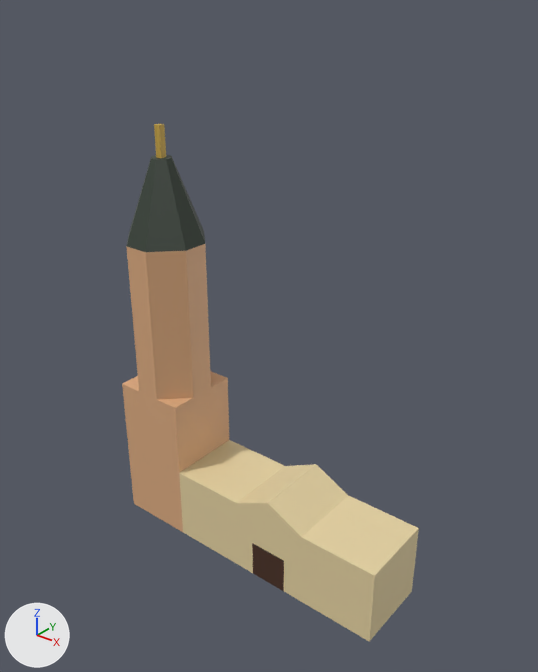
The Blender file assets/buildings/iglesia_san_sebastian.blend: old version first, new version second.
Both versions are drawn from a camera (50 mm lens) standing at (35.9, -48.7, 55.4) and looking at (-3.3, 0.3, 25.1). Lighting does not change. The marker at lower left points along +X, +Y and +Z. The picture after the commit comes second.
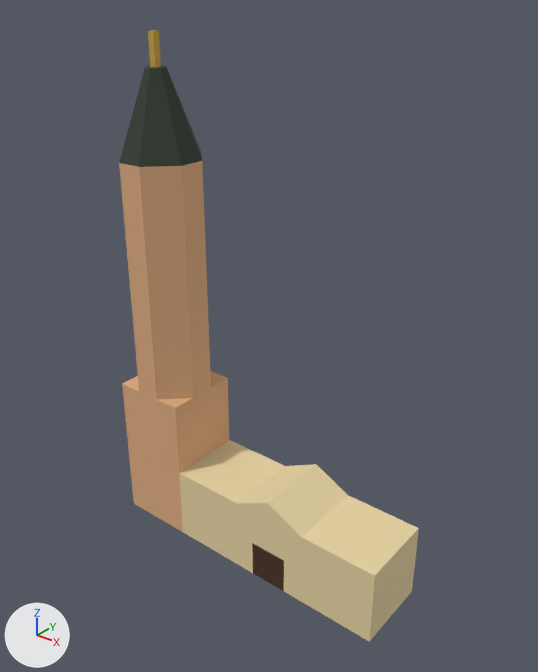
The change, as a diff of the scene's bpy script:
```diff
--- a/assets/buildings/iglesia_san_sebastian.blend.py
+++ b/assets/buildings/iglesia_san_sebastian.blend.py
@@ me_plane @@
 # used by ob_plane; location = (0.0, 0.0, 0.0); scale = (12.0, 4.0, 1.0)
-me_plane.from_pydata(...)  # 208 vertices, 213 faces; spans x -1.7..1.0, y -1.0..1.0, z 0.0..43.0
+me_plane.from_pydata(...)  # 200 vertices, 189 faces; spans x -1.7..1.0, y -1.0..1.0, z 0.0..51.0
+# me_plane part 1
+# 8 vertices are removed from x -1.4..-1.3, y -0.1..0.1, z 40.0..43.0
+# 13 faces are deleted
+# 8 vertices move from x -1.4..-1.2, y -0.2..0.2, z 40.0 to x -1.7..-1.0, y -1.0..1.0, z 40.0
+# 16 vertices are added at x -1.4..-1.2, y -0.2..0.2, z 48.0..51.0
+# 16 new faces join them, mat_dome (dark grey #354035)
+# 5 new faces join them, mat_gold (yellow #c9a646)
+# me_plane part 2: 8 faces spanning x -1.7..-1.0, y -1.0..1.0, z 32.0..40.0 switch from mat_dome (dark grey #354035) to mat_tower (beige #ddac81)
+# other edits to the shape of me_plane do not show in these pictures
 me_plane.materials.append(mat_main)
```

Where the change shows, as pixel boxes (x1, y1, x2, y2) in the pictures (538 x 672 px):
'Plane', reshaped (18% taller)
    before: (122, 124, 419, 642)
    after: (119, 30, 419, 642)
part 1 of me_plane, built on
    before: (151, 124, 171, 159)
    after: (119, 30, 202, 167)
part 2 of me_plane, recoloured (dark grey to beige)
    before: (127, 156, 205, 252)
    after: (119, 161, 205, 252)
